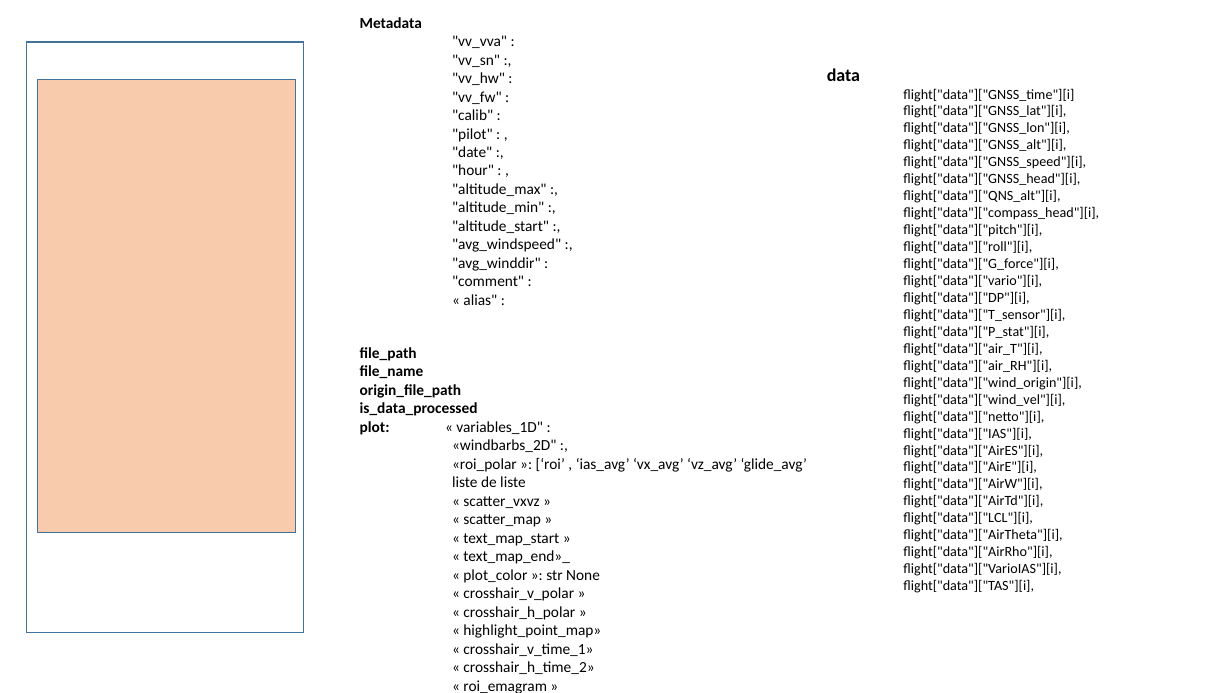
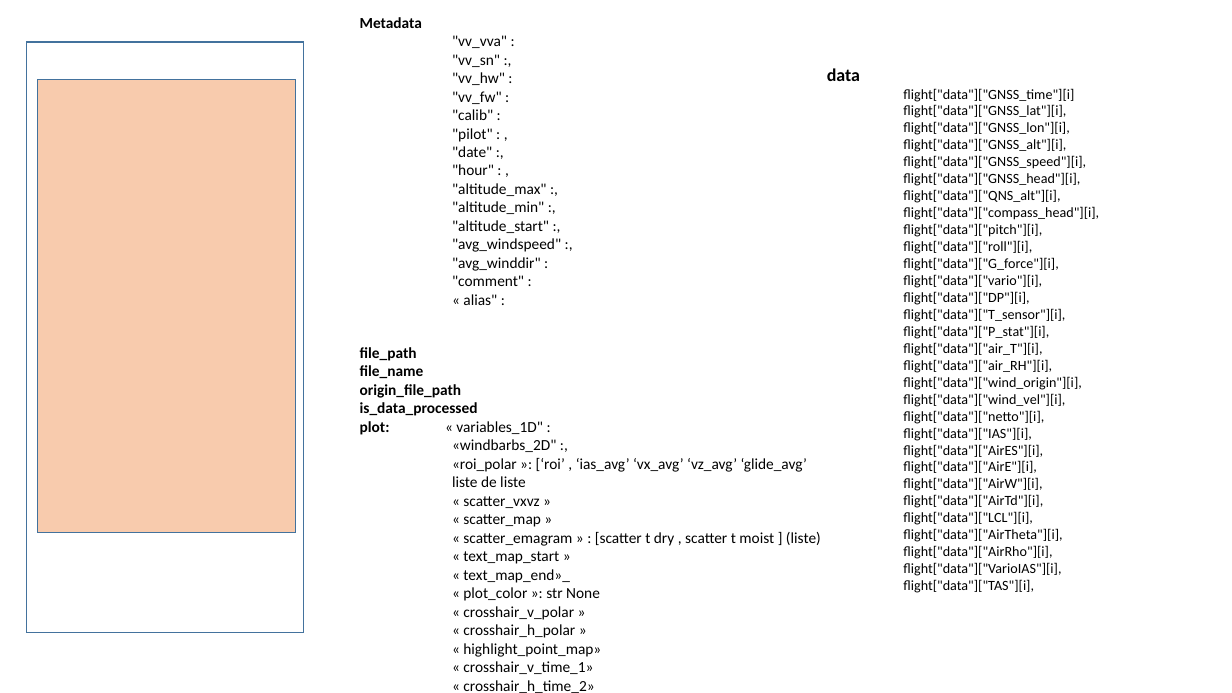
Before and after one commit to TheGoodWeather/Vector-Vario-Analyzer, a slide deck: slide 2 of ressources/code.pptx. Drawn at 1232x693 pixels with LibreOffice and Linux fonts; fonts in the diff are those of the drawing. Boxes give left, top, right and bottom in pixels: in the first picture for what was removed or moved away, otherwise in the second. Text is boxed around its words. In the diff, an @@ line names an element or a change of style, - is before the commit and + after.

```diff
--- a/ressources/code.pptx
+++ b/ressources/code.pptx
@@ text at bbox=[463, 532, 821, 546]: paragraph added @@
+    « scatter_emagram » : [scatter t dry , scatter t moist ] (liste)
```
Also in this commit, not shown: 9 other files.
